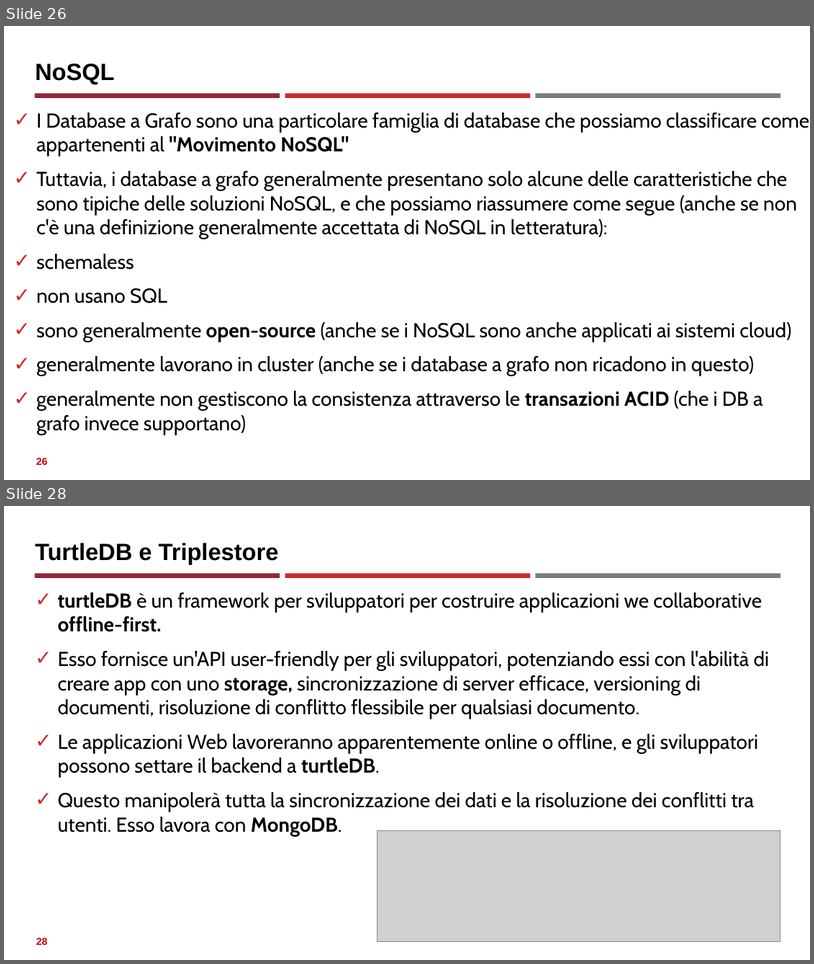
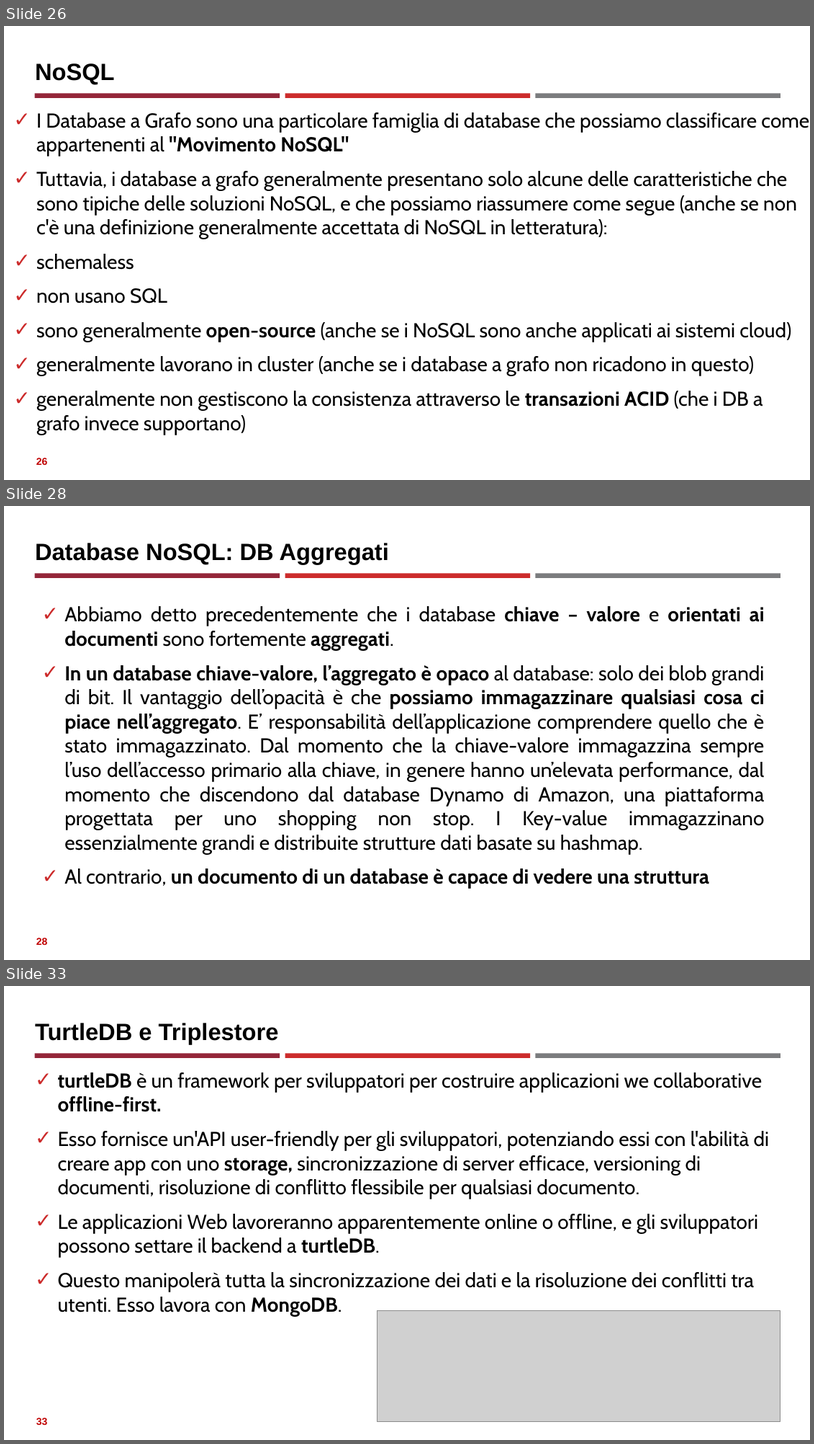
Before and after one commit to neural1977/data_science_interview_material, a slide deck: Assicurazioni/Databases_NoSql_ita.pptx. Shown one above the other, each under a label of ours: slides 26 and 28 before the commit, slides 26, 28 and 33 after it; the slides between them are not shown. The pictures are 814x964 and 814x1444 pixels, drawn with LibreOffice and Linux fonts; fonts in the diff are those of the drawing; grey boxes stand for pictures. Boxes give left, top, right and bottom in pixels: in the first picture for what was removed or moved away, otherwise in the second. Text is boxed around its words. In the diff, an @@ line names an element or a change of style, - is before the commit and + after.

```diff
--- a/Assicurazioni/Databases_NoSql_ita.pptx
+++ b/Assicurazioni/Databases_NoSql_ita.pptx
@@ slide 28 added at bbox=[4, 506, 810, 960], background #FFFFFF; not listed: 3 template elements that a slide beside it also shows @@
@@ title added at bbox=[35, 543, 389, 564], 28 pt, text #000000, bold @@
+Database NoSQL: DB Aggregati
@@ text added at bbox=[64, 606, 765, 888], 24 pt, text #000000 @@
+✓ Abbiamo detto precedentemente che i database chiave – valore e orientati ai documenti sono fortemente aggregati.
+✓ In un database chiave-valore, l’aggregato è opaco al database: solo dei blob grandi di bit. Il vantaggio dell’opacità è che possiamo immagazzinare qualsiasi cosa ci piace nell’aggregato. E’ responsabilità dell’applicazione comprendere quello che è stato immagazzinato. Dal momento che la chiave-valore immagazzina sempre l’uso dell’accesso primario alla chiave, in genere hanno un’elevata performance, dal momento che discendono dal database Dynamo di Amazon, una piattaforma progettata per uno shopping non stop. I Key-value immagazzinano essenzialmente grandi e distribuite strutture dati basate su hashmap.
+✓ Al contrario, un documento di un database è capace di vedere una struttura
@@ page number added at bbox=[36, 937, 48, 944], 12 pt, text #C00000, bold @@
+28
@@ what was slide 28 is now slide 33 @@
@@ page number at bbox=[36, 1417, 48, 1424]: text changed @@
-28
+33
```
Also in this commit, not shown: 1 slide changed, 4 other slides added, 1 other file.
